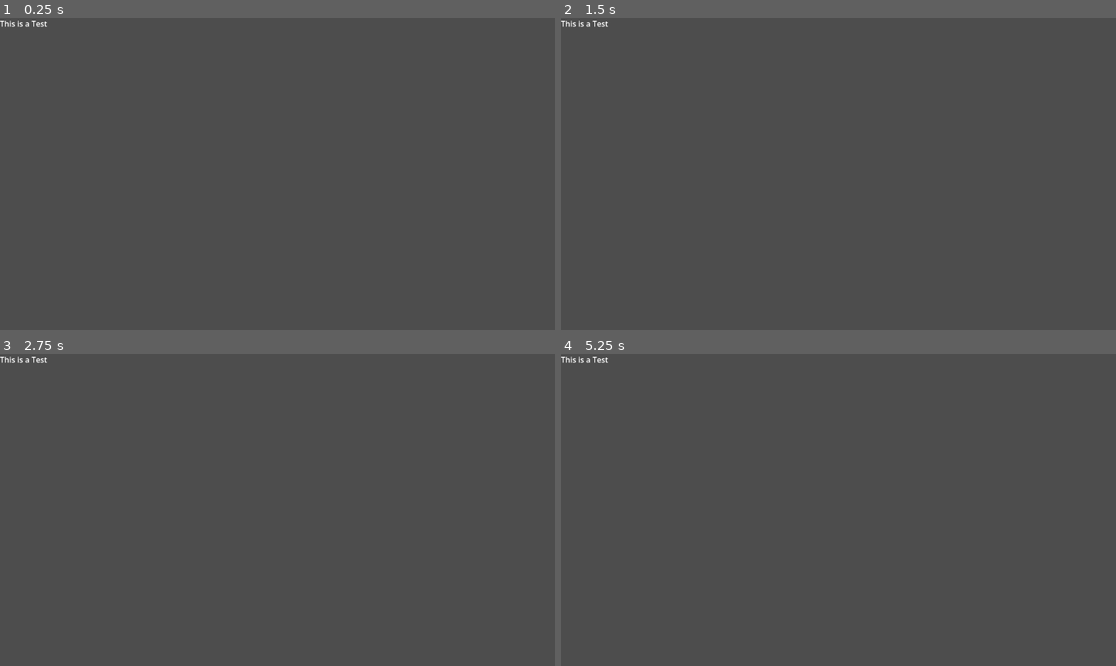
Above: before the commit, frames 1-4 (two rows, left to right).
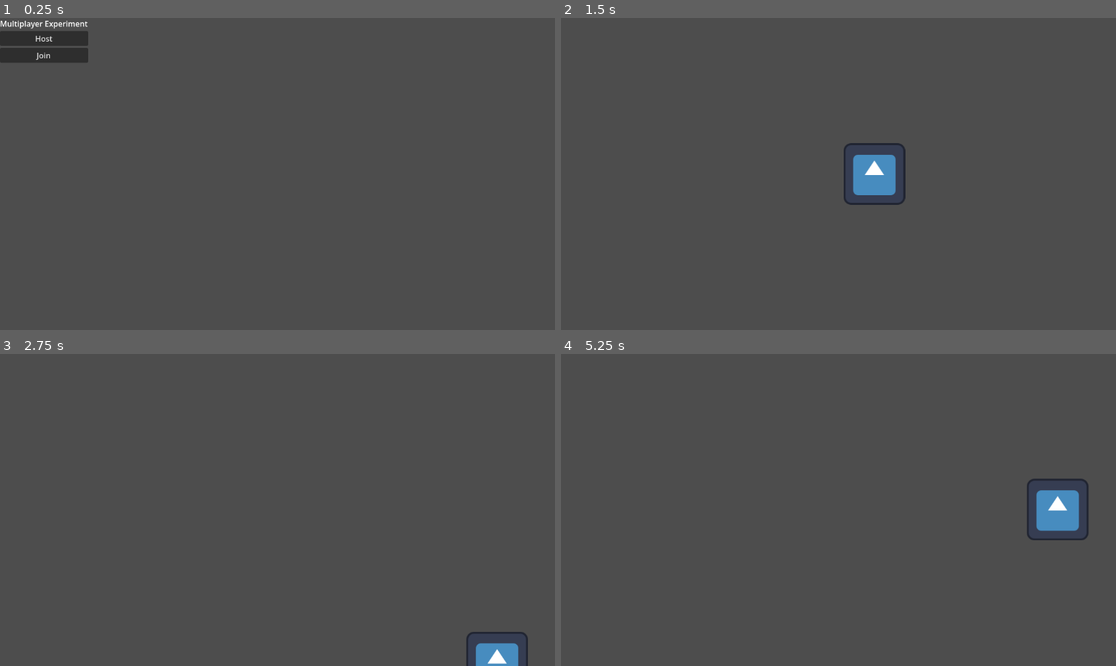
Above: after the commit, the same moments.

Repository: shawn-mcgee/multiplayer-experiment
Game: Godot game, scene res://scenes/game.tscn
The game is run twice, just before and just after one commit, with the same random seed, the same clock (stepped at 60 frames per second) and the same inputs. Before the commit the project starts from res://world.tscn. The engine's default icon, where the game draws it, is replaced by a stand-in: a white triangle on a blue panel in a dark square.
Inputs (mouse positions are in pixels of both pictures, inside the frame that each line leads up to):
- Up to frame 1 (0.25 s): no input
- Up to frame 2 (1.5 s): click (605, 39) at 0.5 s, where only the run after the commit has a clickable "Host"; tap Enter at 1.25 s; hold D (move_east, bound only after the commit) from 1.28 s (still down)
- Up to frame 3 (2.75 s): release D (move_east, bound only after the commit) at 2.03 s; hold S (move_south, bound only after the commit) from 2.03 s (still down)
- Up to frame 4 (5.25 s): release S (move_south, bound only after the commit) at 2.78 s; hold D (move_east, bound only after the commit) 2.78-3.53 s; tap Space at 3.5 s; hold W (move_north, bound only after the commit) 3.53-4.28 s; tap Enter at 4.25 s; hold A (move_west, bound only after the commit) from 4.28 s (still down)

The runs differ from the first frame. In frame 1, 1.6% of the frame differs, in the area x 0-16%, y 0-15%; in frame 2, 1.4%; in frame 3, 0.8%; in frame 4, 1.4%.

Commit message:
Add multiplayer Game and Player scenes
Replace the old lobby/world scenes with a new multiplayer setup: adds scenes (scenes/game.tscn, scenes/player.tscn) and scripts (scripts/game.gd, scripts/player.gd) that implement ENet host/client setup, player spawning, authority handling, and player movement. Updates project.godot to set the new main scene, add input actions (move_north/south/east/west), and bump project features to Godot 4.7. Also updates CI workflow (.github/workflows/deploy.yml) to use Godot 4.7 images. Removed legacy lobby.* and world.* files.

Diff:
--- a/lobby.gd
+++ /dev/null
@@ -1,7 +0,0 @@
-extends Control
-
-func _on_join_button_button_down() -> void:
-	pass # Replace with function body.
-
-func _on_host_button_button_down() -> void:
-	pass # Replace with function body.
--- a/lobby.tscn
+++ /dev/null
@@ -1,42 +0,0 @@
-[gd_scene format=3 uid="uid://kvjy5mj71cr7"]
-
-[ext_resource type="Script" uid="uid://dxvj5sbklul0h" path="res://lobby.gd" id="1_ll2xe"]
-
-[node name="Lobby" type="Control" unique_id=324391223]
-layout_mode = 3
-anchors_preset = 15
-anchor_right = 1.0
-anchor_bottom = 1.0
-grow_horizontal = 2
-grow_vertical = 2
-size_flags_horizontal = 3
-size_flags_vertical = 3
-script = ExtResource("1_ll2xe")
-
-[node name="VBoxContainer" type="VBoxContainer" parent="." unique_id=241432302]
-layout_mode = 1
-anchors_preset = 15
-anchor_right = 1.0
-anchor_bottom = 1.0
-grow_horizontal = 2
-grow_vertical = 2
-
-[node name="Title" type="Label" parent="VBoxContainer" unique_id=150391127]
-layout_mode = 2
-text = "Godot Multiplayer Experiment"
-horizontal_alignment = 1
-
-[node name="HBoxContainer" type="HBoxContainer" parent="VBoxContainer" unique_id=947972505]
-layout_mode = 2
-alignment = 1
-
-[node name="Host_Button" type="Button" parent="VBoxContainer/HBoxContainer" unique_id=1468229643]
-layout_mode = 2
-text = "Host Game"
-
-[node name="Join_Button" type="Button" parent="VBoxContainer/HBoxContainer" unique_id=704597322]
-layout_mode = 2
-text = "Join Game"
-
-[connection signal="button_down" from="VBoxContainer/HBoxContainer/Host_Button" to="." method="_on_host_button_button_down"]
-[connection signal="button_down" from="VBoxContainer/HBoxContainer/Join_Button" to="." method="_on_join_button_button_down"]
--- a/project.godot
+++ b/project.godot
@@ -11,9 +11,32 @@
 [application]
 
 config/name="multiplayer-experiment"
-run/main_scene="uid://bu4fgrmv0fedn"
-config/features=PackedStringArray("4.6", "GL Compatibility")
+run/main_scene="uid://bvk6k06w72x6t"
+config/features=PackedStringArray("4.7", "GL Compatibility")
 config/icon="res://icon.svg"
+
+[input]
+
+move_north={
+"deadzone": 0.2,
+"events": [Object(InputEventKey,"resource_local_to_scene":false,"resource_name":"","device":-1,"window_id":0,"alt_pressed":false,"shift_pressed":false,"ctrl_pressed":false,"meta_pressed":false,"pressed":false,"keycode":0,"physical_keycode":87,"key_label":0,"unicode":119,"location":0,"echo":false,"script":null)
+]
+}
+move_south={
+"deadzone": 0.2,
+"events": [Object(InputEventKey,"resource_local_to_scene":false,"resource_name":"","device":-1,"window_id":0,"alt_pressed":false,"shift_pressed":false,"ctrl_pressed":false,"meta_pressed":false,"pressed":false,"keycode":0,"physical_keycode":83,"key_label":0,"unicode":115,"location":0,"echo":false,"script":null)
+]
+}
+move_east={
+"deadzone": 0.2,
+"events": [Object(InputEventKey,"resource_local_to_scene":false,"resource_name":"","device":-1,"window_id":0,"alt_pressed":false,"shift_pressed":false,"ctrl_pressed":false,"meta_pressed":false,"pressed":false,"keycode":0,"physical_keycode":68,"key_label":0,"unicode":100,"location":0,"echo":false,"script":null)
+]
+}
+move_west={
+"deadzone": 0.2,
+"events": [Object(InputEventKey,"resource_local_to_scene":false,"resource_name":"","device":-1,"window_id":0,"alt_pressed":false,"shift_pressed":false,"ctrl_pressed":false,"meta_pressed":false,"pressed":false,"keycode":0,"physical_keycode":65,"key_label":0,"unicode":97,"location":0,"echo":false,"script":null)
+]
+}
 
 [physics]
 
--- /dev/null
+++ b/scenes/game.tscn
@@ -0,0 +1,40 @@
+[gd_scene format=3 uid="uid://bvk6k06w72x6t"]
+
+[ext_resource type="Script" uid="uid://dkm5pjh3u7dqc" path="res://scripts/game.gd" id="1_yqjtg"]
+
+[node name="Game" type="Node2D" unique_id=902745067]
+script = ExtResource("1_yqjtg")
+
+[node name="Camera2D" type="Camera2D" parent="." unique_id=1594316243]
+
+[node name="MultiplayerUI" type="CanvasLayer" parent="." unique_id=778655585]
+
+[node name="Control" type="Control" parent="MultiplayerUI" unique_id=331328502]
+layout_mode = 3
+anchors_preset = 0
+offset_right = 40.0
+offset_bottom = 40.0
+
+[node name="VBoxContainer" type="VBoxContainer" parent="MultiplayerUI/Control" unique_id=1753204384]
+layout_mode = 0
+offset_right = 40.0
+offset_bottom = 40.0
+
+[node name="Title" type="Label" parent="MultiplayerUI/Control/VBoxContainer" unique_id=1530360671]
+layout_mode = 2
+text = "Multiplayer Experiment"
+
+[node name="Host" type="Button" parent="MultiplayerUI/Control/VBoxContainer" unique_id=1592676649]
+layout_mode = 2
+text = "Host"
+
+[node name="Join" type="Button" parent="MultiplayerUI/Control/VBoxContainer" unique_id=223775436]
+layout_mode = 2
+text = "Join"
+
+[node name="MultiplayerSpawner" type="MultiplayerSpawner" parent="." unique_id=1853687377]
+_spawnable_scenes = PackedStringArray("uid://c7uac7uxabqjs")
+spawn_path = NodePath("..")
+
+[connection signal="pressed" from="MultiplayerUI/Control/VBoxContainer/Host" to="." method="_on_host_pressed"]
+[connection signal="pressed" from="MultiplayerUI/Control/VBoxContainer/Join" to="." method="_on_join_pressed"]
--- /dev/null
+++ b/scenes/player.tscn
@@ -0,0 +1,26 @@
+[gd_scene format=3 uid="uid://c7uac7uxabqjs"]
+
+[ext_resource type="Script" uid="uid://dkrj3h64ei1u0" path="res://scripts/player.gd" id="1_g2els"]
+[ext_resource type="Texture2D" uid="uid://cxkro51x0387t" path="res://icon.svg" id="2_qhqgy"]
+
+[sub_resource type="CircleShape2D" id="CircleShape2D_036b0"]
+radius = 64.0
+
+[sub_resource type="SceneReplicationConfig" id="SceneReplicationConfig_onrkg"]
+properties/0/path = NodePath(".:position")
+properties/0/spawn = true
+properties/0/replication_mode = 1
+
+[node name="Player" type="CharacterBody2D" unique_id=1821738411]
+motion_mode = 1
+platform_floor_layers = 4294901760
+script = ExtResource("1_g2els")
+
+[node name="Sprite2D" type="Sprite2D" parent="." unique_id=777936854]
+texture = ExtResource("2_qhqgy")
+
+[node name="CollisionShape2D" type="CollisionShape2D" parent="." unique_id=147131970]
+shape = SubResource("CircleShape2D_036b0")
+
+[node name="MultiplayerSynchronizer" type="MultiplayerSynchronizer" parent="." unique_id=157106746]
+replication_config = SubResource("SceneReplicationConfig_onrkg")
--- /dev/null
+++ b/scripts/game.gd
@@ -0,0 +1,33 @@
+extends Node2D
+
+@onready var multiplayer_ui = $MultiplayerUI
+
+var peer = ENetMultiplayerPeer.new()
+
+const PLAYER = preload("res://scenes/player.tscn")
+
+
+
+func _on_join_pressed() -> void:
+  multiplayer_ui.hide()
+  peer.create_client("localhost", 42069)
+  multiplayer.multiplayer_peer = peer
+
+func _on_host_pressed() -> void:
+  multiplayer_ui.hide()
+  peer.create_server(42069)
+  multiplayer.multiplayer_peer = peer
+
+  multiplayer.peer_connected.connect(
+    func(pid):
+      add_player(pid)
+  )
+
+  add_player(multiplayer.get_unique_id())
+
+func add_player(pid: int):
+  var player = PLAYER.instantiate()
+
+  player.name = str(pid)
+
+  add_child(player)
--- /dev/null
+++ b/scripts/player.gd
@@ -0,0 +1,36 @@
+extends CharacterBody2D
+
+@export var maximum_speed         =   512 # pixels per second
+@export var minimum_speed         =     8 # pixels per second
+@export var positive_acceleration =  4096 # pixels per second per second
+@export var negative_acceleration = -4096 # pixels per second per second
+
+func _enter_tree() -> void:
+  set_multiplayer_authority(name.to_int())
+
+  # fixes weird spawning behavior with CharacterBody2D
+  $CollisionShape2D.disabled = true
+  await get_tree().create_timer(0.1).timeout
+  $CollisionShape2D.disabled = false
+
+func _physics_process(delta) -> void:
+  if !is_multiplayer_authority():
+    return
+
+  var dy = Input.get_axis("move_north", "move_south")
+  var dx = Input.get_axis("move_west" , "move_east" )
+
+  var direction = Vector2(dx, dy).normalized()
+
+  if direction: # some input is pressed
+    # then apply positive acceleration toward maximum speed
+    velocity += direction             * positive_acceleration * delta
+    if velocity.length() > maximum_speed:
+      velocity = velocity.normalized() * maximum_speed
+  else:
+    # then apply negative acceleration toward zero
+    velocity += velocity.normalized() * negative_acceleration * delta
+    if velocity.length() < minimum_speed:
+      velocity = Vector2.ZERO
+
+  move_and_slide()
--- a/world.gd
+++ /dev/null
@@ -1 +0,0 @@
-extends Node2D
--- a/world.tscn
+++ /dev/null
@@ -1,11 +0,0 @@
-[gd_scene format=3 uid="uid://bu4fgrmv0fedn"]
-
-[ext_resource type="Script" uid="uid://drcib23caacq8" path="res://world.gd" id="1_f3sb7"]
-
-[node name="World" type="Node2D" unique_id=267109999]
-script = ExtResource("1_f3sb7")
-
-[node name="Label" type="Label" parent="." unique_id=252350476]
-offset_right = 40.0
-offset_bottom = 23.0
-text = "This is a Test"
Not shown, removed: lobby.gd.uid
Not shown, added: scripts/game.gd.uid
Not shown, added: scripts/player.gd.uid
Not shown, removed: world.gd.uid
Not shown, changed: .github/workflows/deploy.yml
